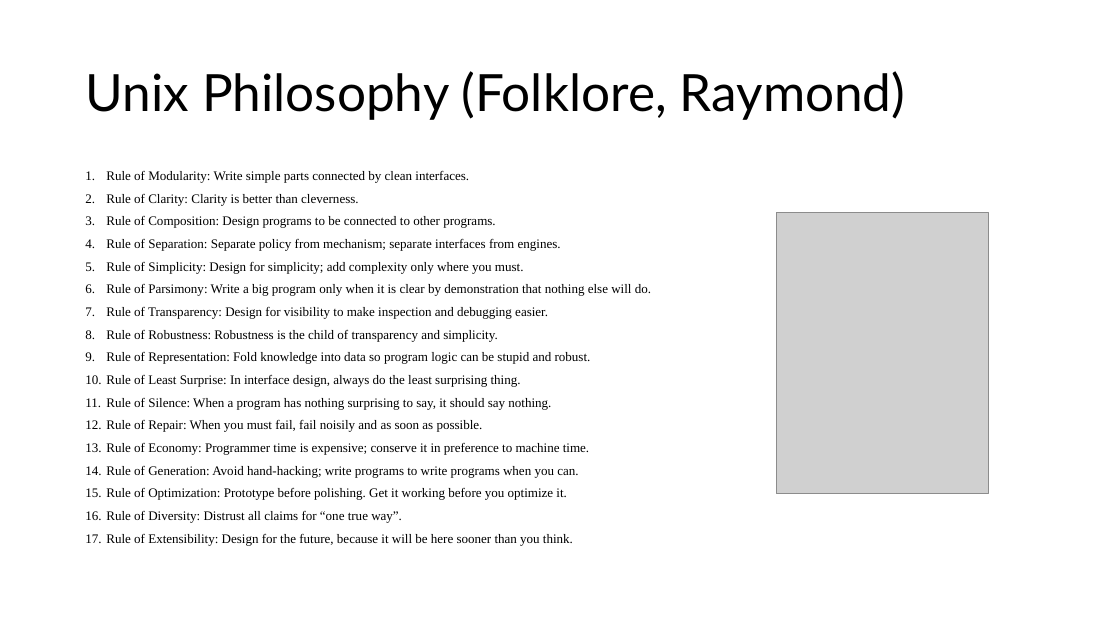
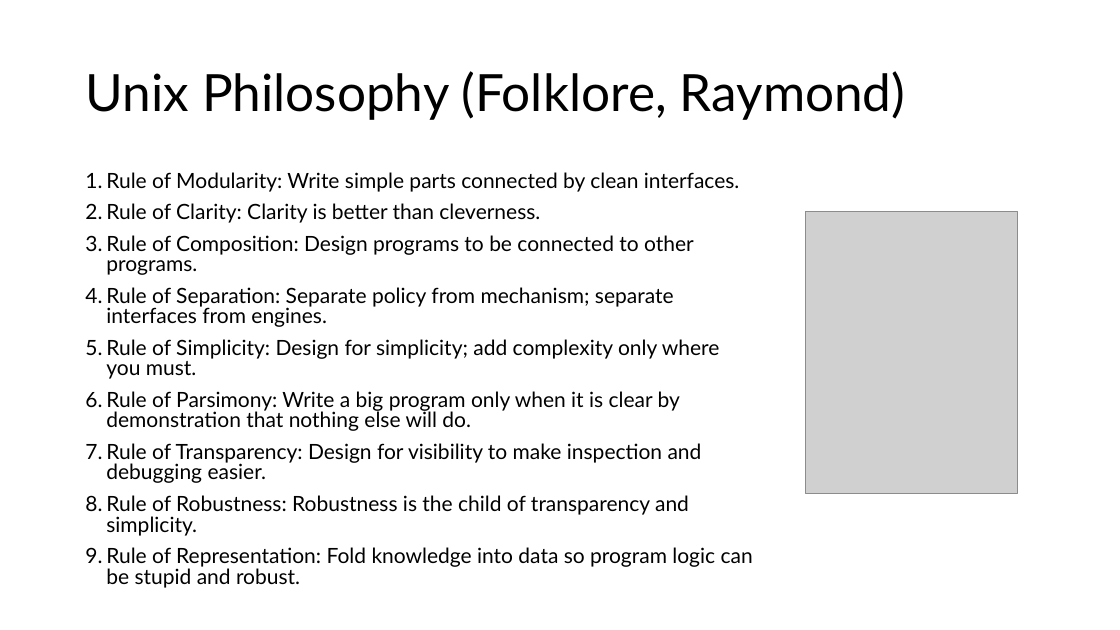
Before and after one commit to aregm/system-design-course, a slide deck: slide 9 of docs/Lecture 5.pptx. Drawn at 1120x630 pixels with LibreOffice and Linux fonts; fonts in the diff are those of the drawing; grey boxes stand for pictures. Boxes give left, top, right and bottom in pixels: in the first picture for what was removed or moved away, otherwise in the second. Text is boxed around its words. In the diff, an @@ line names an element or a change of style, - is before the commit and + after.

Commit message:
Updated Lecture 5

```diff
--- a/docs/Lecture 5.pptx
+++ b/docs/Lecture 5.pptx
@@ text "Rule of Modularity: Write simple ..." at (106,172,753,567): size 11.2 to 18 pt, font Times New Roman to Lato; line spacing 0.7 to 0.8 @@
@@ picture: place and size @@
-picture at (776,212,988,494)
+picture at (806,211,1017,493)
@@ text at (106,375,589,545): paragraphs removed @@
-10. Rule of Least Surprise: In interface design, always do the least surprising thing.
-11. Rule of Silence: When a program has nothing surprising to say, it should say nothing.
-12. Rule of Repair: When you must fail, fail noisily and as soon as possible.
-13. Rule of Economy: Programmer time is expensive; conserve it in preference to machine time.
-14. Rule of Generation: Avoid hand-hacking; write programs to write programs when you can.
-15. Rule of Optimization: Prototype before polishing. Get it working before you optimize it.
-16. Rule of Diversity: Distrust all claims for “one true way”.
-17. Rule of Extensibility: Design for the future, because it will be here sooner than you think.
```
Also in this commit, not shown: 20 other slides changed, 2 slides added, 1 slide removed.
